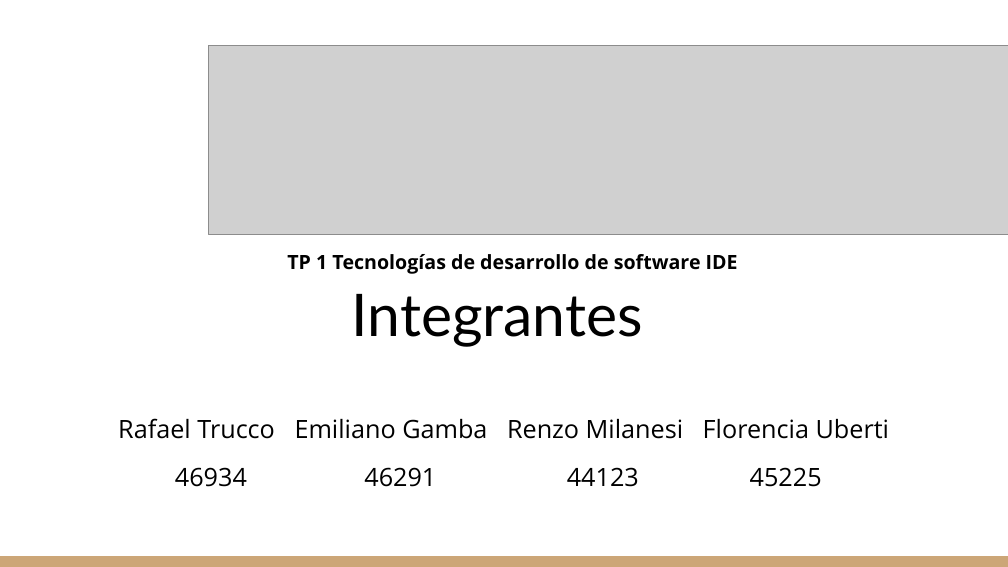
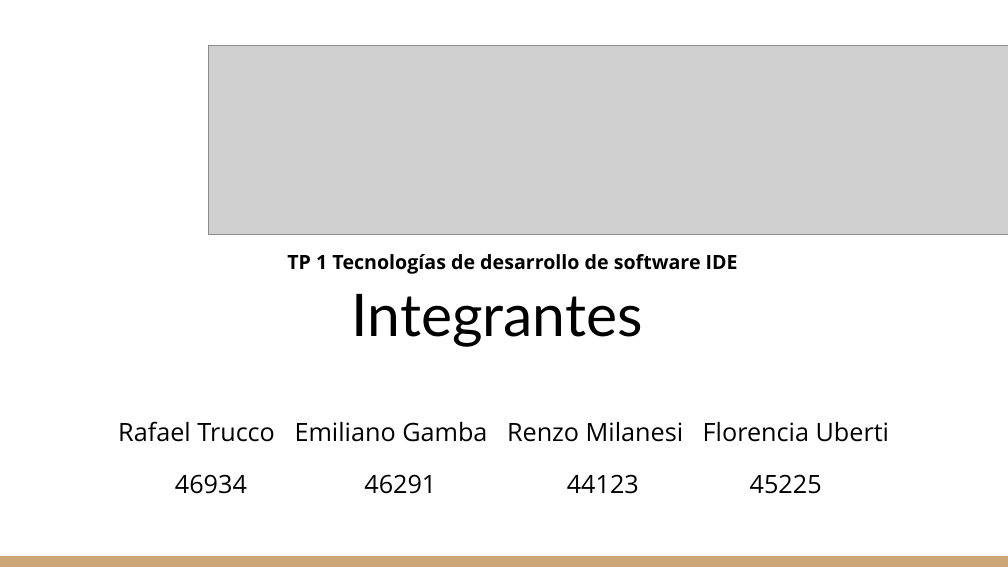
Before and after one commit to gitgamba/.Net-Grupo8, a slide deck: slide 1 of TPS/Unit Testing.pptx. Drawn at 1008x567 pixels with LibreOffice and Linux fonts; fonts in the diff are those of the drawing; grey boxes stand for pictures. Boxes give left, top, right and bottom in pixels: in the first picture for what was removed or moved away, otherwise in the second. Text is boxed around its words. In the diff, an @@ line names an element or a change of style, - is before the commit and + after.

```diff
--- a/TPS/Unit Testing.pptx
+++ b/TPS/Unit Testing.pptx
@@ text "Rafael Trucco Emiliano Gamba Renzo ..." at box(118, 421, 889, 494): line spacing 1.05 to 1.15 @@
```
Also in this commit, not shown: 3 other slides changed, 1 slide added, 1 slide removed.
